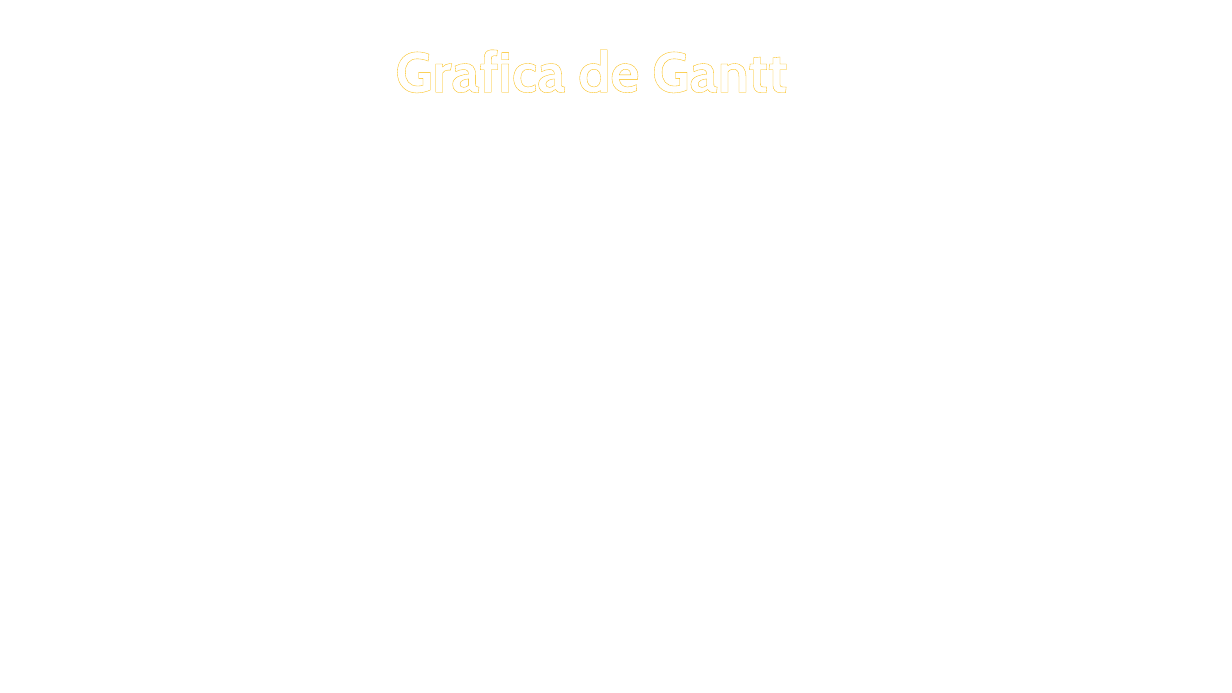
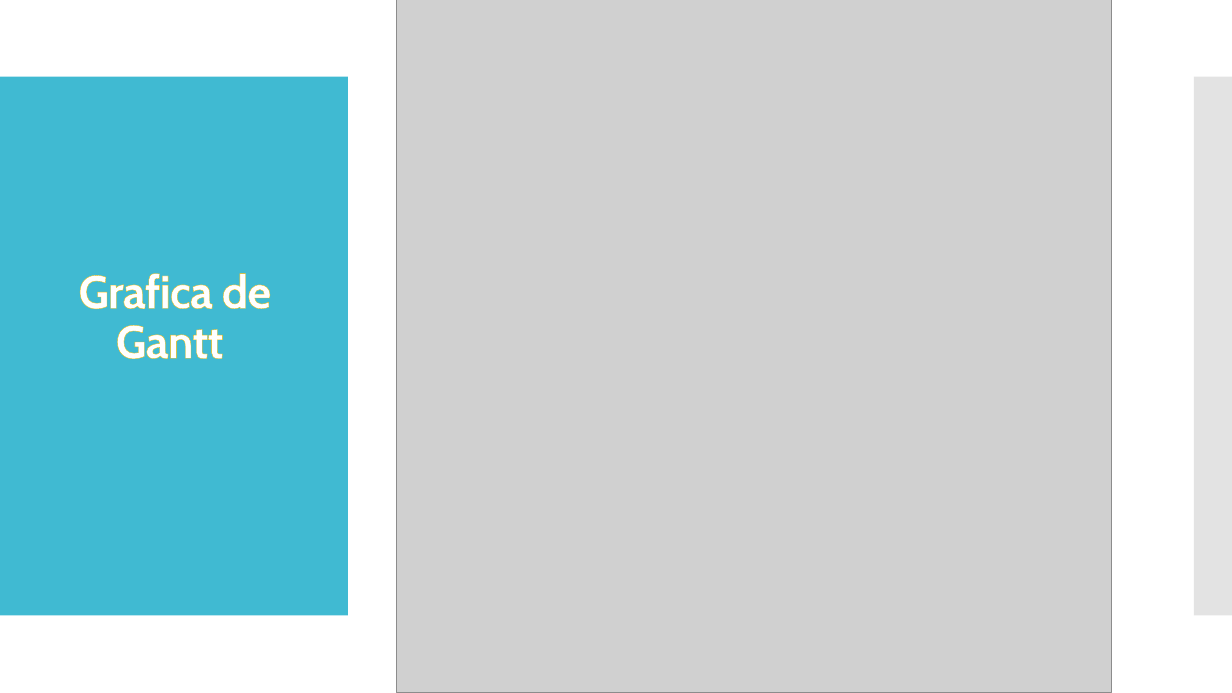
Before and after one commit to AnomDevSquad/Inventory, a slide deck: slide 12 of docs/Integradora/InventoryMaster [Autoguardado].pptx. Drawn at 1232x693 pixels with LibreOffice and Linux fonts; fonts in the diff are those of the drawing; grey boxes stand for pictures. Boxes give left, top, right and bottom in pixels: in the first picture for what was removed or moved away, otherwise in the second. Text is boxed around its words. In the diff, an @@ line names an element or a change of style, - is before the commit and + after.

Commit message:
Presentacion

```diff
--- a/docs/Integradora/InventoryMaster [Autoguardado].pptx
+++ b/docs/Integradora/InventoryMaster [Autoguardado].pptx
@@ picture added at [396,0,1112,693] @@
@@ rectangle added at [0,77,348,616], fill #40BAD2 @@
@@ rectangle added at [1194,77,1232,616], fill #C8C8C8 at 50% opacity @@
@@ title "Grafica de Gantt": place and size @@
-title "Grafica de Gantt" at [395,49,787,93]
+title "Grafica de Gantt" at [78,273,271,359]
@@ title "Grafica de Gantt" at [78,273,271,359]: size 44 to 36 pt, letter spacing 0 to -0.6 pt; line spacing 1 to 0.9; vertical alignment top to middle @@
```
